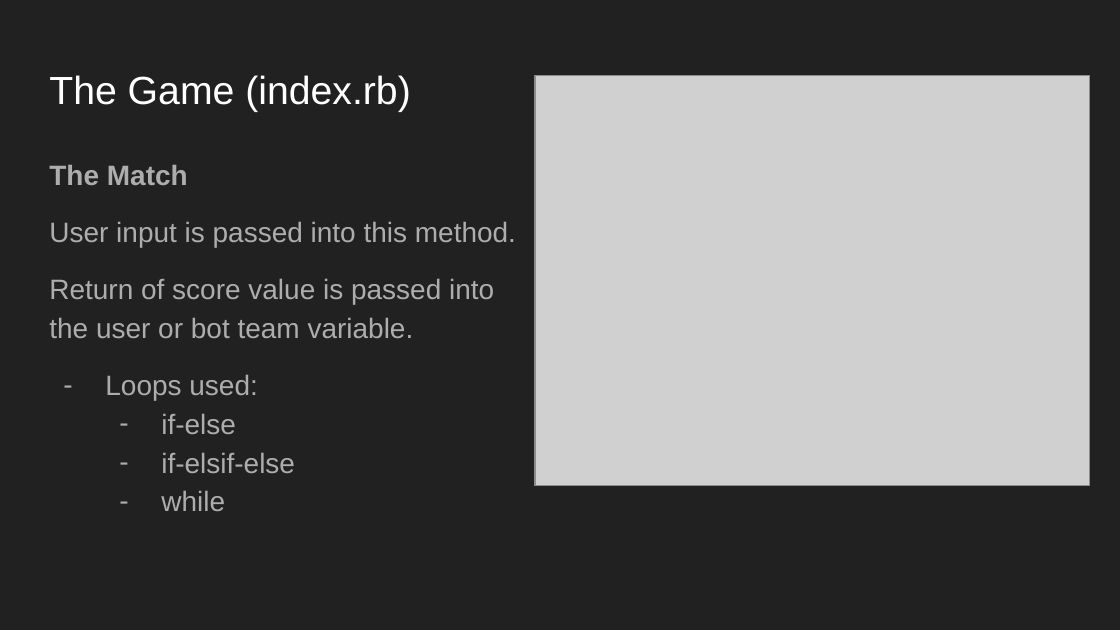
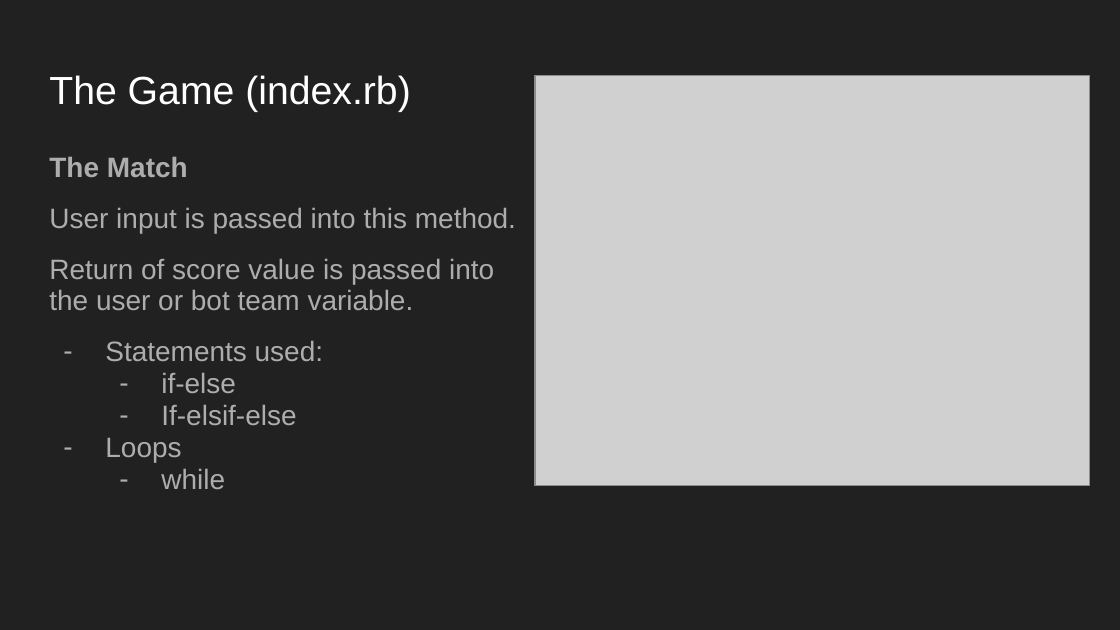
Before and after one commit to simon-tanna/T1A3_Terminal_Application, a slide deck: slide 17 of Documents/T1A3_Slide_Deck.pptx. Drawn at 1120x630 pixels with LibreOffice and Linux fonts; fonts in the diff are those of the drawing; grey boxes stand for pictures. Boxes give left, top, right and bottom in pixels: in the first picture for what was removed or moved away, otherwise in the second. Text is boxed around its words. In the diff, an @@ line names an element or a change of style, - is before the commit and + after.

```diff
--- a/Documents/T1A3_Slide_Deck.pptx
+++ b/Documents/T1A3_Slide_Deck.pptx
@@ text at (x1=49, y1=156, x2=516, y2=489): line spacing 1.15 to 0.95 @@
@@ text at (x1=105, y1=340, x2=323, y2=361): text changed @@
-– Loops used:
+– Statements used:
@@ text at (x1=105, y1=404, x2=296, y2=462): text changed @@
-  – if-elsif-else
+  – If-elsif-else
+– Loops
```
Also in this commit, not shown: 2 other files.
